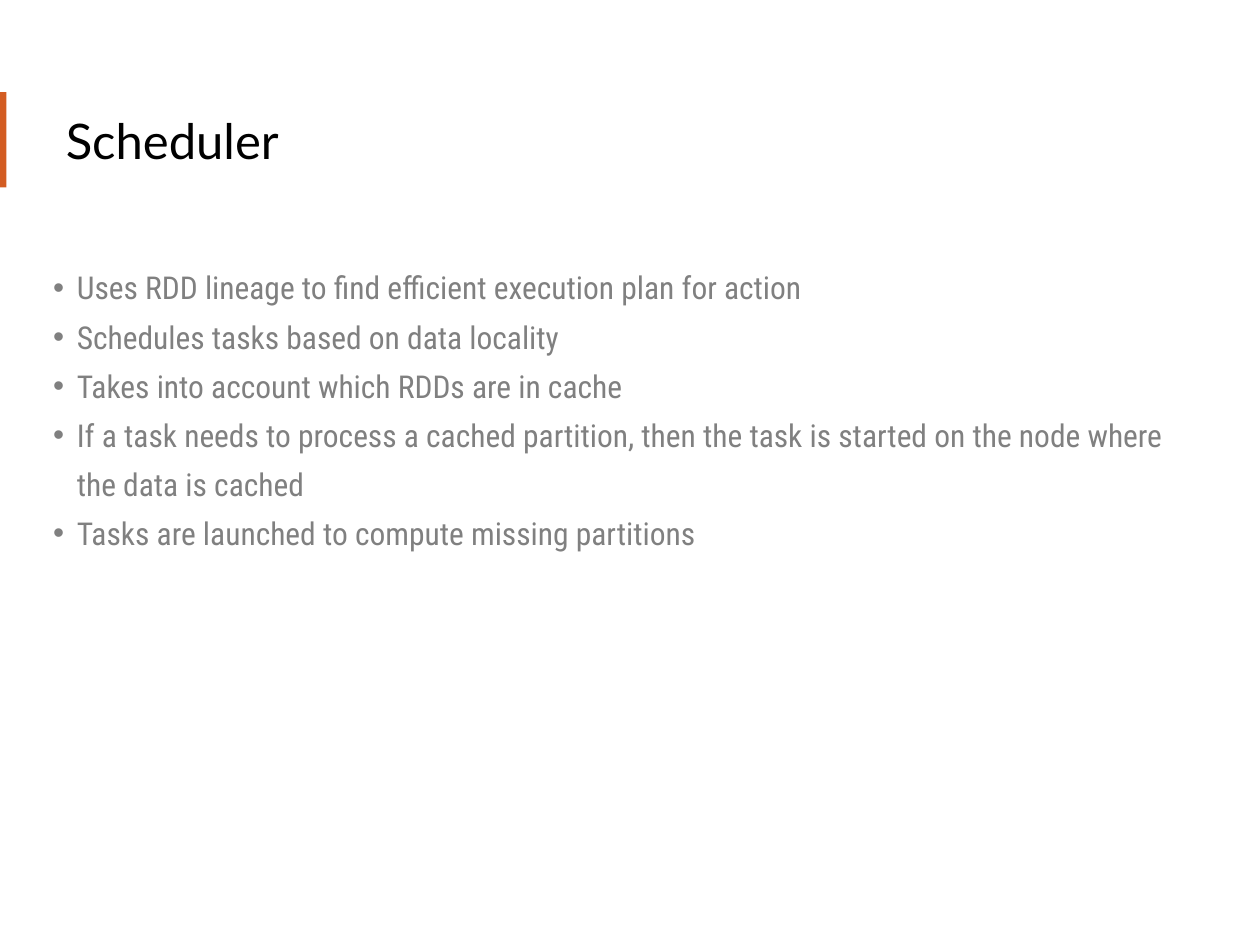
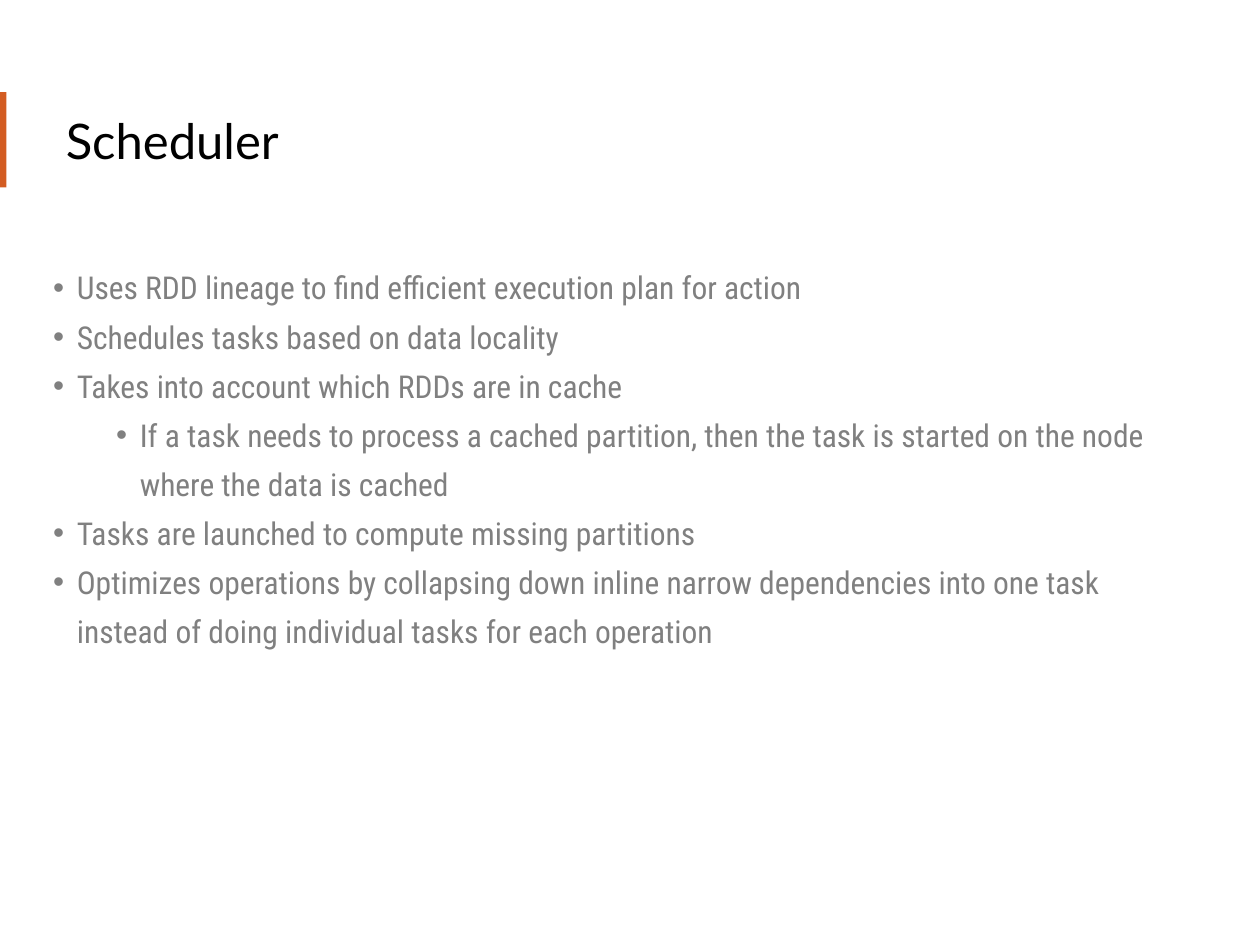
Before and after one commit to teamclairvoyant/intro-to-spark, a slide deck: slide 60 of Intro to Apache Spark Slides.pptx (slide 72 before the commit). Drawn at 1260x945 pixels with LibreOffice and Linux fonts; fonts in the diff are those of the drawing. Boxes give left, top, right and bottom in pixels: in the first picture for what was removed or moved away, otherwise in the second. Text is boxed around its words. In the diff, an @@ line names an element or a change of style, - is before the commit and + after.

Commit message:
Fixing the markdown files. Fixing Setup and Exercises format. Adding a cluster vs client slide.

```diff
--- a/Intro to Apache Spark Slides.pptx
+++ b/Intro to Apache Spark Slides.pptx
@@ text at (x1=140, y1=423, x2=1143, y2=496): list level 1 to 2 in "If a task needs to ..." @@
@@ text at (x1=77, y1=570, x2=1099, y2=650): paragraph added @@
+• Optimizes operations by collapsing down inline narrow dependencies into one task instead of doing individual tasks for each operation
```
Also in this commit, not shown: 1 other slide changed, 1 slide added, 1 slide removed, 4 other files.
